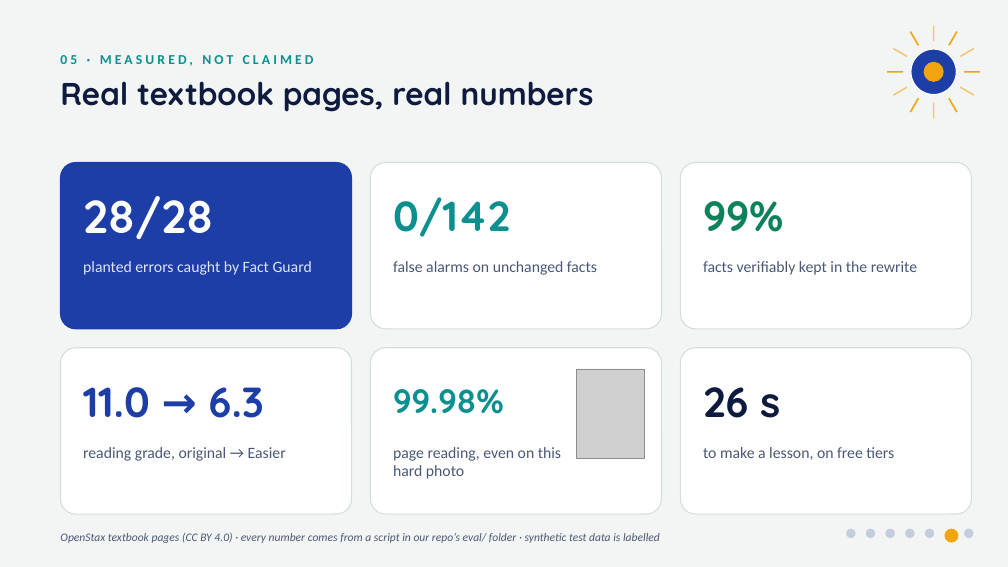
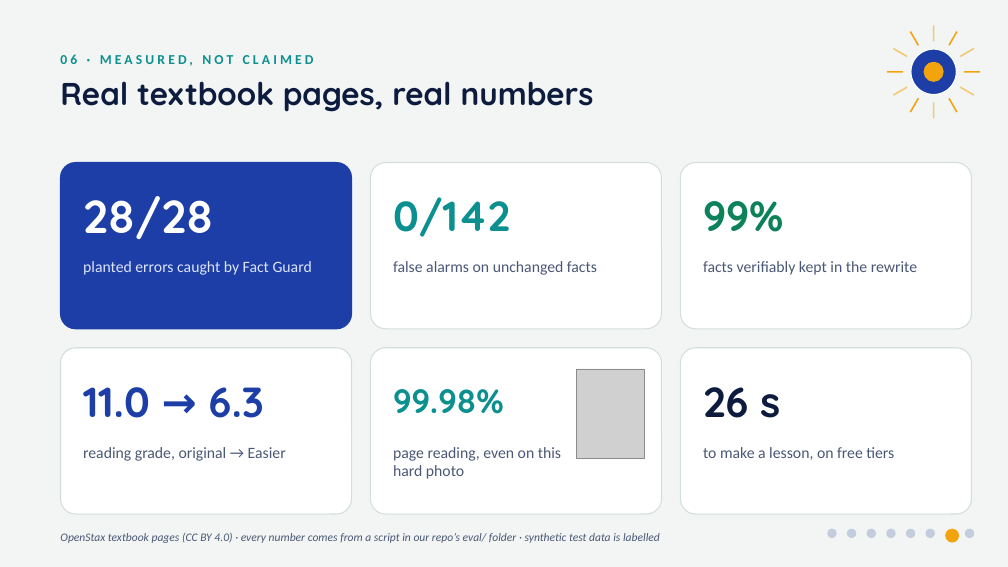
Before and after one commit to raheemxghumman/roshni, a slide deck: slide 7 of slides/Roshni-AICON26-Demo.pptx (slide 6 before the commit). Drawn at 1008x567 pixels with LibreOffice and Linux fonts; fonts in the diff are those of the drawing; grey boxes stand for pictures. Boxes give left, top, right and bottom in pixels: in the first picture for what was removed or moved away, otherwise in the second. Text is boxed around its words. In the diff, an @@ line names an element or a change of style, - is before the commit and + after.

```diff
--- a/slides/Roshni-AICON26-Demo.pptx
+++ b/slides/Roshni-AICON26-Demo.pptx
@@ text at bbox=[60, 54, 314, 66]: text changed @@
-05 · MEASURED, NOT CLAIMED
+06 · MEASURED, NOT CLAIMED
@@ ellipse: place and size @@
-ellipse at bbox=[847, 529, 855, 538]
+ellipse at bbox=[828, 529, 836, 538]
```
Also in this commit, not shown: 6 other slides changed, 1 slide added, 2 other files.
